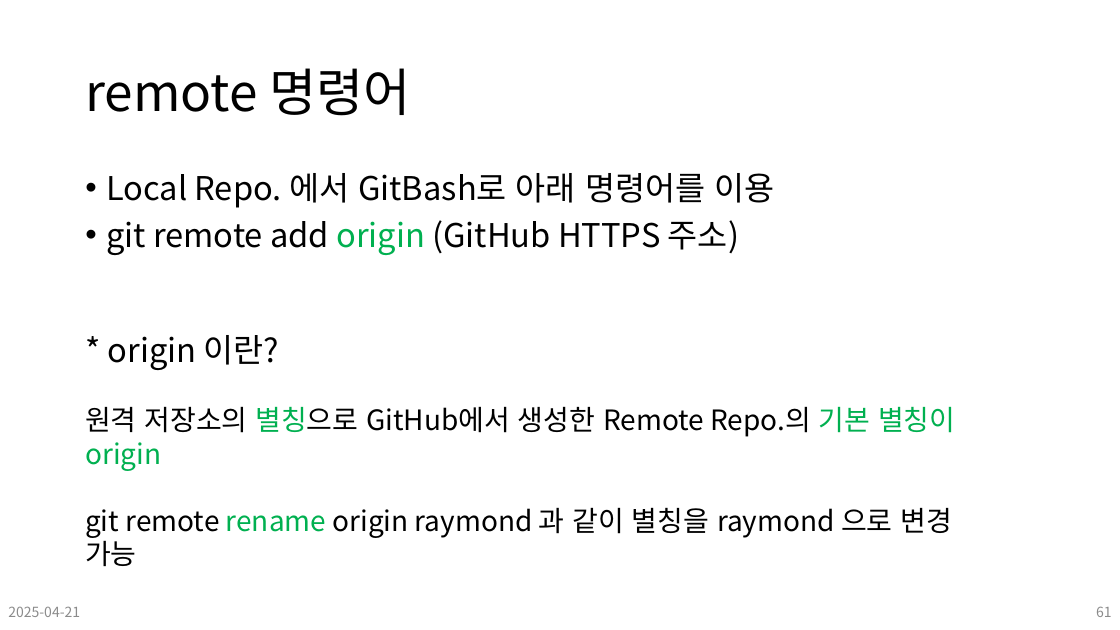
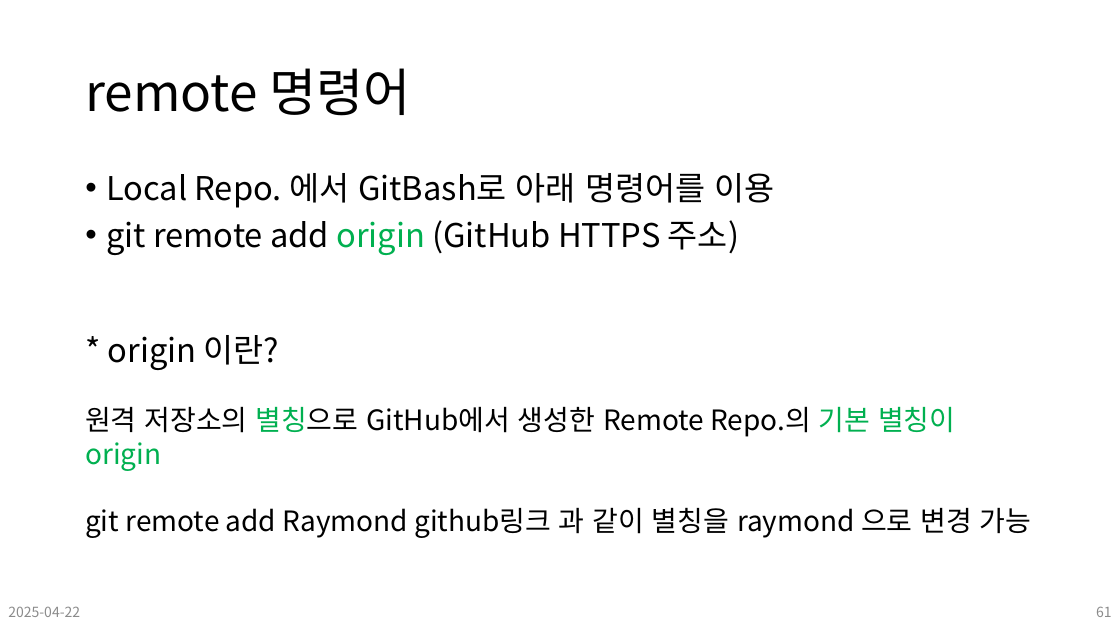
Before and after one commit to Leader-Lesson/KDT_SF_Short_5th, a slide deck: slide 61 of material/02_Git 기초.pptx. Drawn at 1120x630 pixels with LibreOffice and Linux fonts; fonts in the diff are those of the drawing; background and template pictures are left out. Boxes give left, top, right and bottom in pixels: in the first picture for what was removed or moved away, otherwise in the second. Text is boxed around its words. In the diff, an @@ line names an element or a change of style, - is before the commit and + after.

```diff
--- a/material/02_Git 기초.pptx
+++ b/material/02_Git 기초.pptx
@@ text at (85,507,1032,538): text changed @@
-git remote rename origin raymond 과 같이 별칭을 raymond 으로 변경 가능
+git remote add Raymond github링크 과 같이 별칭을 raymond 으로 변경 가능
@@ text at (8,606,80,617): text changed @@
-2025-04-21
+2025-04-22
```
Also in this commit, not shown: 14 other slides changed, 1 other file.
